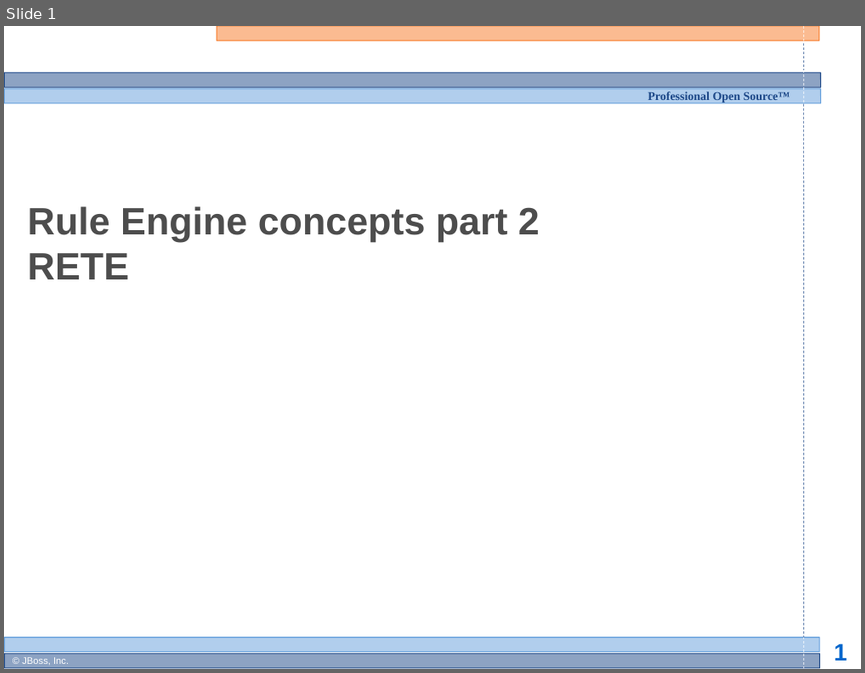
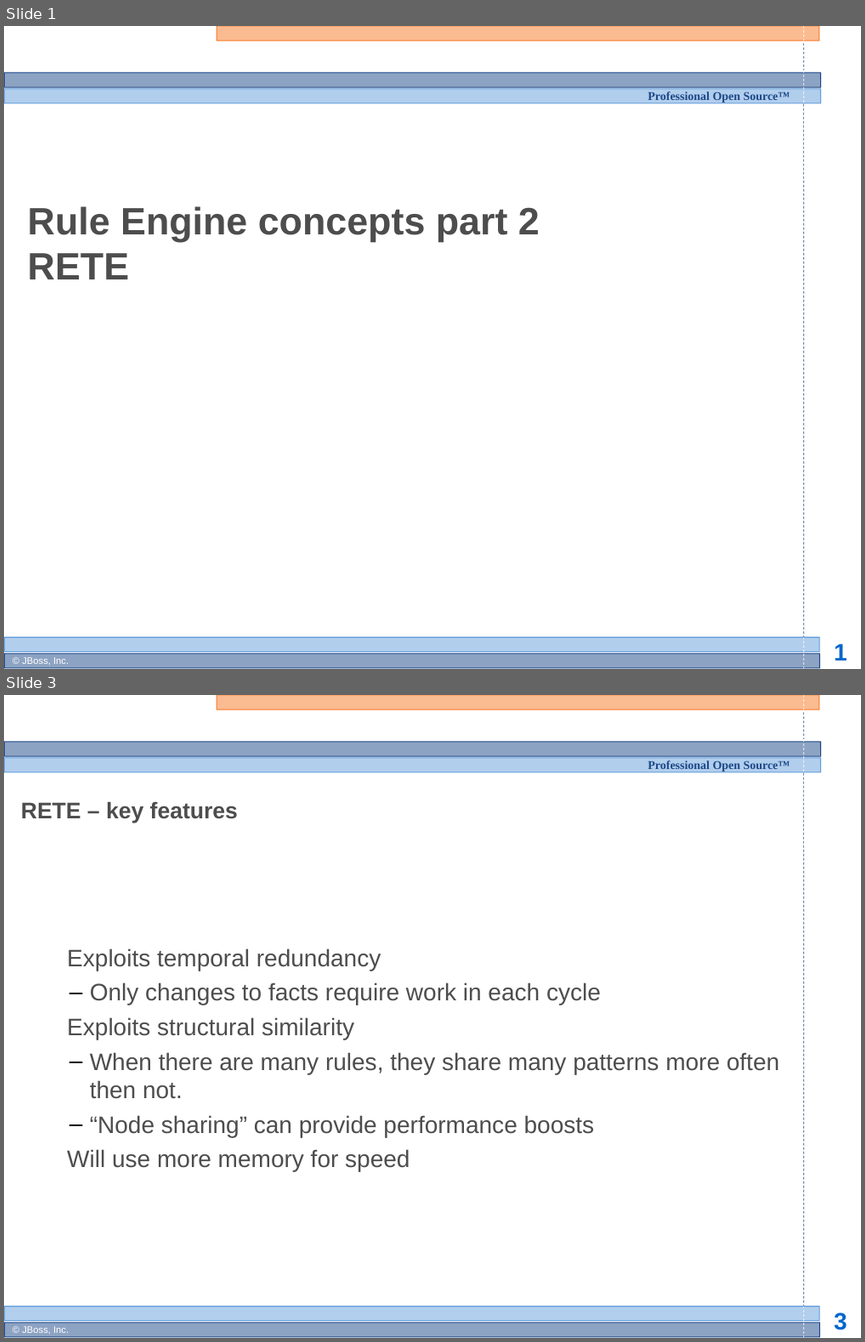
Before and after one commit to bobmcwhirter/drools, a slide deck: documentation/training/developers-course/Module 4 - Rule Engine Concepts 2.odp. Shown one above the other, each under a label of ours: slide 1 before the commit, slides 1 and 3 after it; the slides between them are not shown. The pictures are 865x673 and 865x1342 pixels, drawn with LibreOffice and Linux fonts; fonts in the diff are those of the drawing; background and template pictures are left out. Boxes give left, top, right and bottom in pixels: in the first picture for what was removed or moved away, otherwise in the second. Text is boxed around its words. In the diff, an @@ line names an element or a change of style, - is before the commit and + after.

```diff
--- a/documentation/training/developers-course/Module 4 - Rule Engine Concepts 2.odp
+++ b/documentation/training/developers-course/Module 4 - Rule Engine Concepts 2.odp
@@ slide 3 added at box(4, 695, 861, 1338), background #FFFFFF; not listed: 13 template elements that a slide beside it also shows @@
@@ title added at box(21, 801, 238, 823), 19 pt, text #4D4D4D, bold @@
+RETE – key features
@@ subtitle added at box(67, 948, 779, 1172), 20 pt, text #4D4D4D @@
+  Exploits temporal redundancy
+  – Only changes to facts require work in each cycle
+  Exploits structural similarity
+  – When there are many rules, they share many patterns more often then not.
+  – “Node sharing” can provide performance boosts
+  Will use more memory for speed
```
Also in this commit, not shown: 3 other slides added, 1 slide removed.
